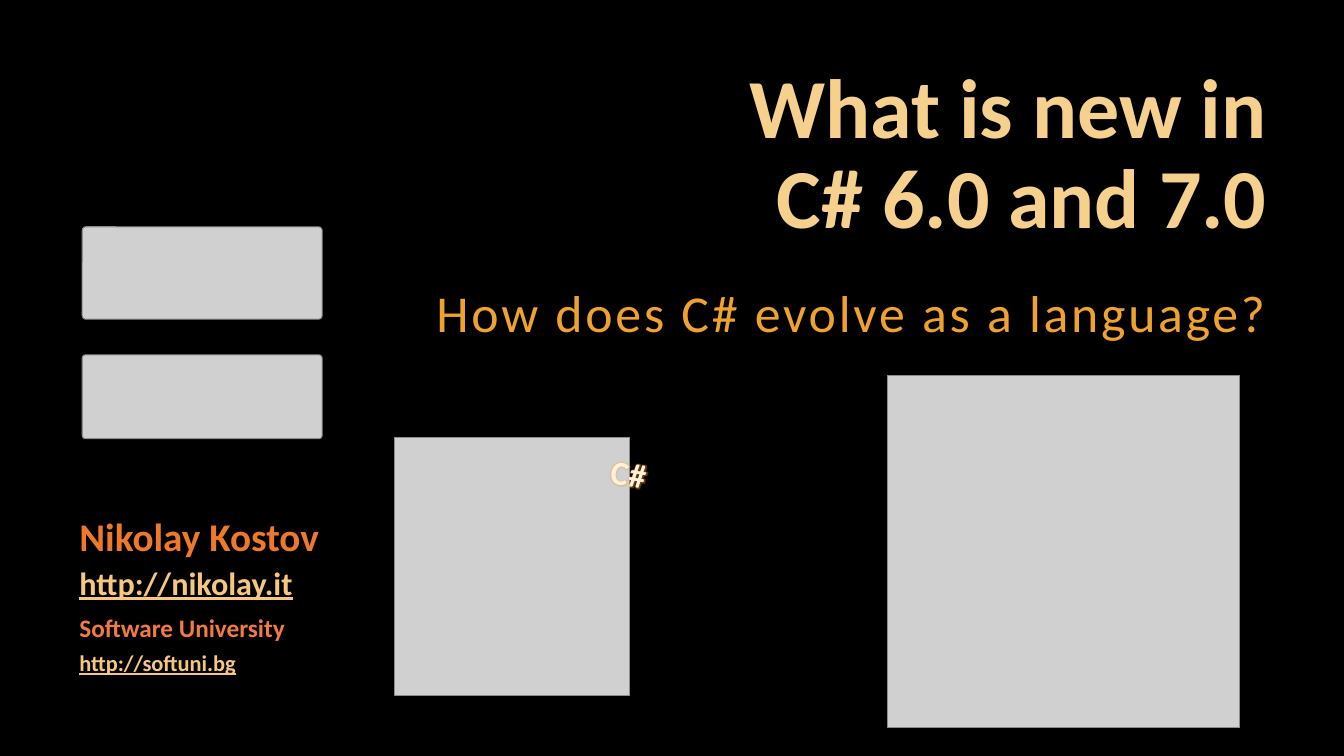
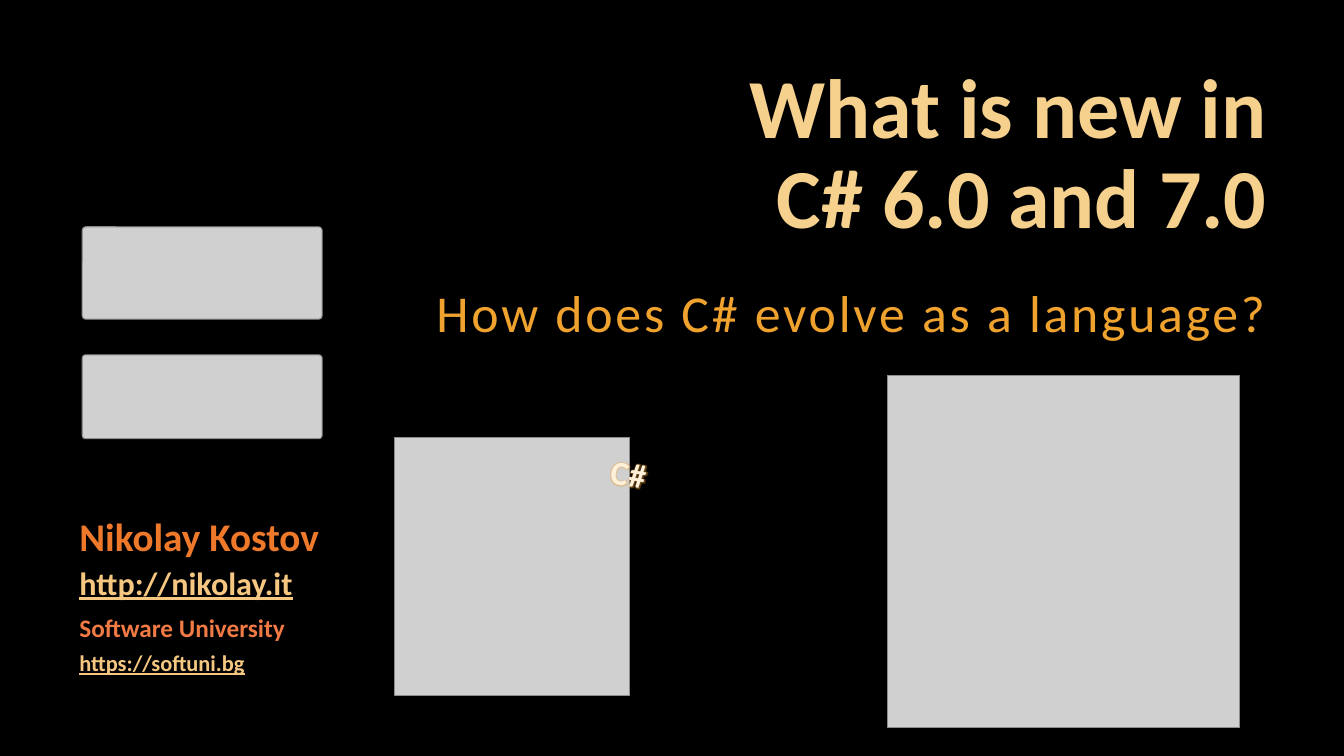
Before and after one commit to NikolayIT/CSharp-New-Features, a slide deck: slide 1 of docs/What is new in CSharp 6.0 and 7.0.pptx. Drawn at 1344x756 pixels with LibreOffice and Linux fonts; fonts in the diff are those of the drawing; grey boxes stand for pictures; background and template pictures are left out. Boxes give left, top, right and bottom in pixels: in the first picture for what was removed or moved away, otherwise in the second. Text is boxed around its words. In the diff, an @@ line names an element or a change of style, - is before the commit and + after.

```diff
--- a/docs/What is new in CSharp 6.0 and 7.0.pptx
+++ b/docs/What is new in CSharp 6.0 and 7.0.pptx
@@ text at bbox=[79, 655, 244, 675]: text changed @@
-http://softuni.bg
+https://softuni.bg
```
Also in this commit, not shown: 4 other slides changed, 4 slides added.
